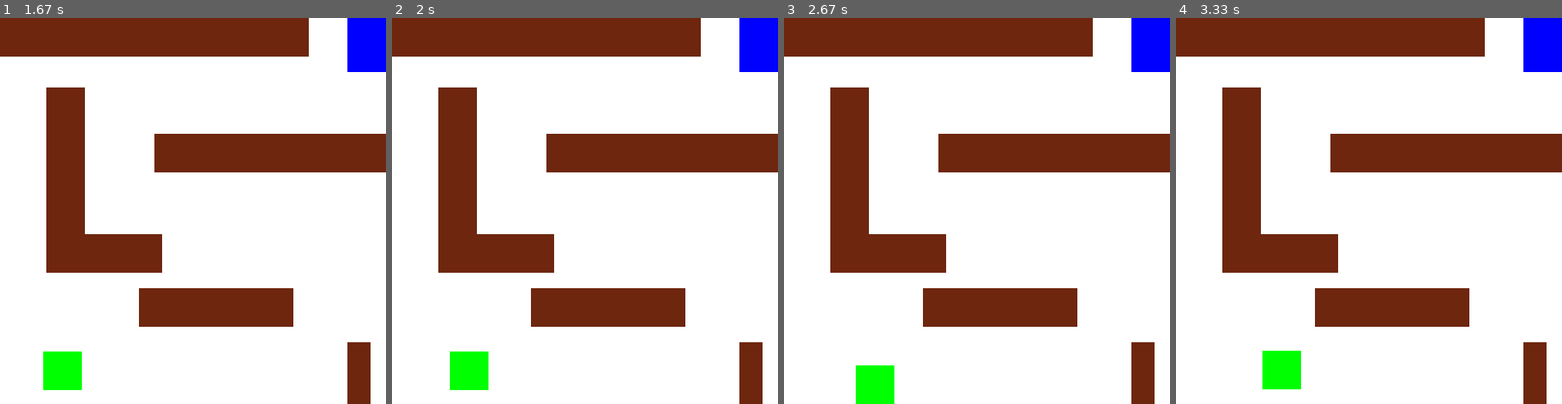
Above: before the commit, frames 1-4 (left to right).
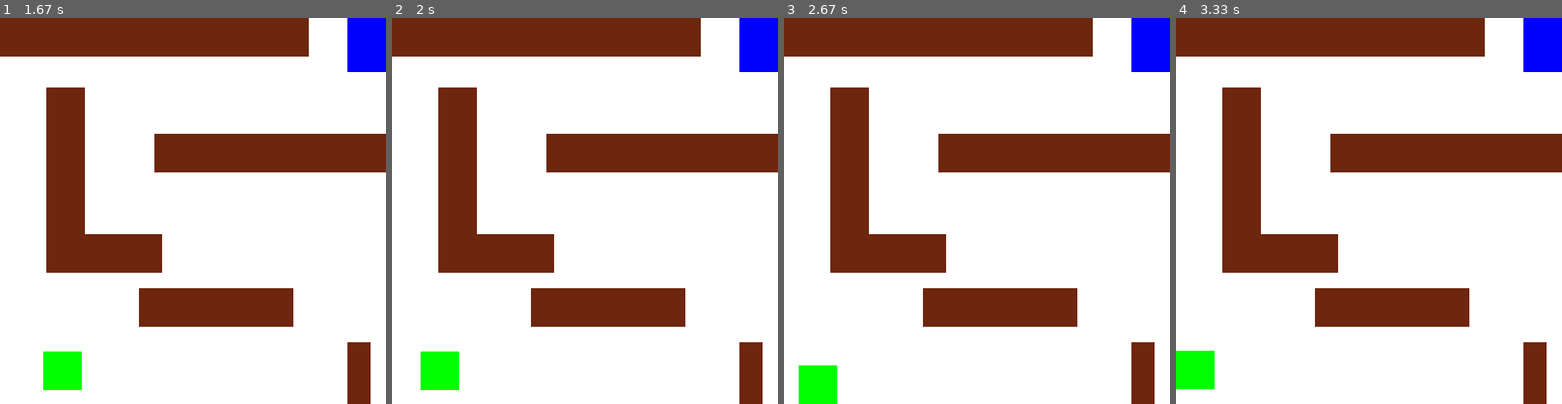
Above: after the commit, the same moments.

Repository: jimcarey1/2025-26_Curriculum
Game: pygame game, started from maze_game/breakdown/5_event_handling.py
Same seed, same stepped clock (60 frames per second), same inputs: the game is played once before the commit and once after it.
Inputs:
- Up to frame 1 (1.67 s): hold Right 0.33-0.8 s; hold Up 0.83-1.13 s; hold Right 1.17-1.63 s
- Up to frame 2 (2 s): hold Left from 1.67 s (still down)
- Up to frame 3 (2.67 s): release Left at 2.2 s; hold Down 2.23-2.53 s; hold Left from 2.57 s (still down)
- Up to frame 4 (3.33 s): release Left at 2.97 s; hold Up from 3 s (still down)

Frame 1 is identical in both runs. In frame 2, 1.5% of the frame differs, in the area x 7-25%, y 86-97%; in frame 3, 2.0%, in the area x 3-29%, y 90-100%; in frame 4, 2.0%.

Commit message:
-handled some off-by-one errors
-Handled off by one errors.

Diff:
--- a/maze_game/breakdown/5_event_handling.py
+++ b/maze_game/breakdown/5_event_handling.py
@@ -44,7 +44,7 @@
     player_x = player_x + player_speed
   #If you press the left arrow, we will move the player left by 1 pixel.
   if keys[pygame.K_LEFT]:
-    player_x = player_x + player_speed
+    player_x = player_x - player_speed
   #If you press the up arrow, we will move the player up by 1 pixel.
   if keys[pygame.K_UP]:
     player_y = player_y - player_speed
--- a/maze_game/breakdown/7_win_and_lose_conditions_checking.py
+++ b/maze_game/breakdown/7_win_and_lose_conditions_checking.py
@@ -51,6 +51,9 @@
 
   win = pygame.draw.rect(window, blue, (450, 0, 70, 70))
 
+  for object in obstacles:
+    pygame.draw.rect(window, brown, object)
+
   #This is for checking the losing status.
   #We use for loop to check, if our player collides with any of the obstacles.
   for obstacle in obstacles:
